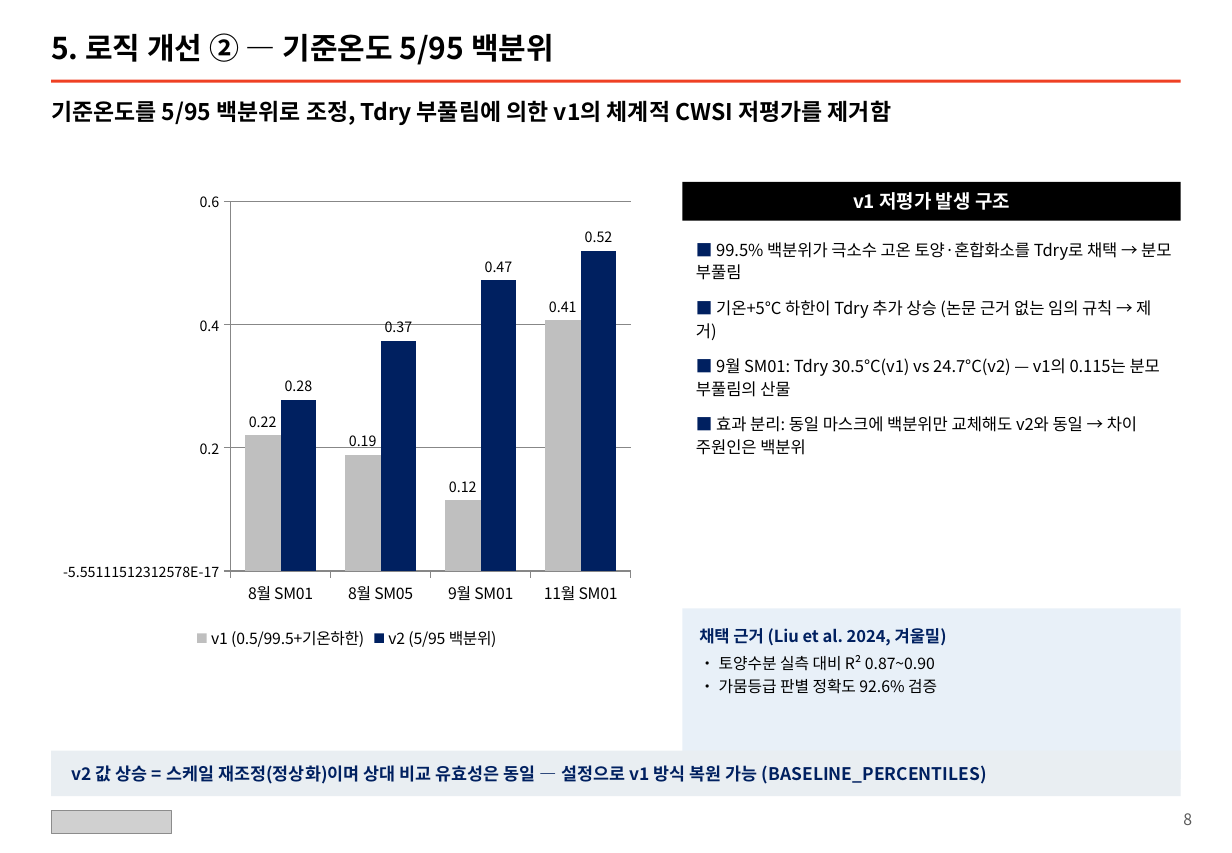
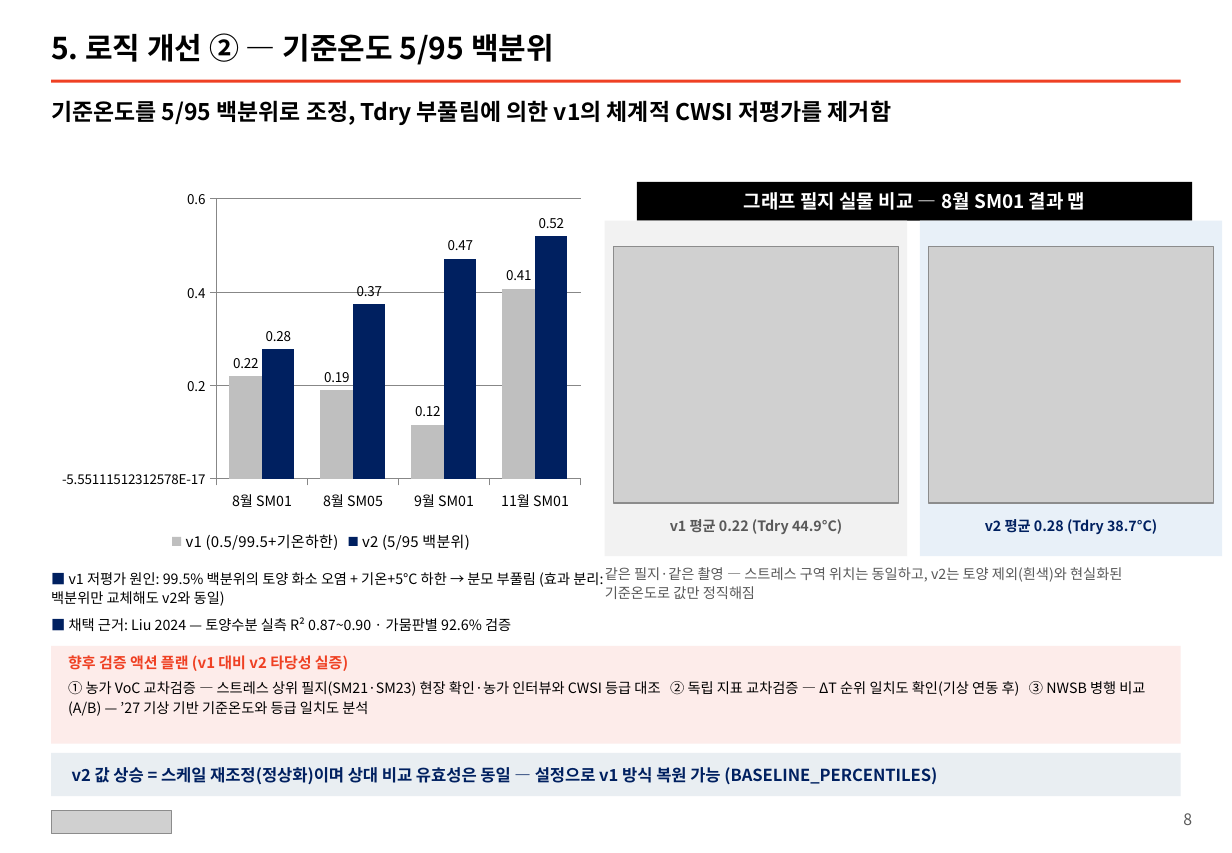
Before and after one commit to sirasony35/thermal-analysis, a slide deck: slide 8 of CWSI_v2_기술이관_대동양식.pptx. Drawn at 1232x853 pixels with LibreOffice and Linux fonts; fonts in the diff are those of the drawing; grey boxes stand for pictures. Boxes give left, top, right and bottom in pixels: in the first picture for what was removed or moved away, otherwise in the second. Text is boxed around its words. In the diff, an @@ line names an element or a change of style, - is before the commit and + after.

```diff
--- a/CWSI_v2_기술이관_대동양식.pptx
+++ b/CWSI_v2_기술이관_대동양식.pptx
@@ column chart at (x1=51, y1=182, x2=592, y2=557) @@
@@ data labels of v1 (0.5/99.5+기온하한) changed @@
@@ data labels of v2 (5/95 백분위) changed @@
@@ legend changed @@
@@ category axis changed @@
@@ value axis changed @@
@@ column chart resized from (x1=51, y1=182, x2=643, y2=654) to (x1=51, y1=182, x2=592, y2=557) @@
@@ rectangle resized from (x1=683, y1=182, x2=1181, y2=221) to (x1=637, y1=182, x2=1192, y2=221) @@
@@ text at (x1=744, y1=192, x2=1085, y2=210): text changed @@
-v1 저평가 발생 구조
+그래프 필지 실물 비교 — 8월 SM01 결과 맵
@@ rectangle added at (x1=605, y1=221, x2=908, y2=556), fill #F2F2F2 @@
@@ rectangle added at (x1=920, y1=221, x2=1223, y2=556), fill #E8F0F8 @@
@@ picture added at (x1=614, y1=247, x2=899, y2=504) @@
@@ picture added at (x1=929, y1=247, x2=1214, y2=504) @@
@@ text removed at (x1=696, y1=300, x2=1160, y2=455) @@
-■ 99.5% 백분위가 극소수 고온 토양·혼합화소를 Tdry로 채택 → 분모 부풀림
-■ 기온+5°C 하한이 Tdry 추가 상승 (논문 근거 없는 임의 규칙 → 제거)
-■ 9월 SM01: Tdry 30.5°C(v1) vs 24.7°C(v2) — v1의 0.115는 분모 부풀림의 산물
-■ 효과 분리: 동일 마스크에 백분위만 교체해도 v2와 동일 → 차이 주원인은 백분위
@@ text added at (x1=670, y1=519, x2=842, y2=534), 9 pt, text #595959, bold @@
+v1 평균 0.22 (Tdry 44.9°C)
@@ text added at (x1=985, y1=519, x2=1157, y2=534), 9 pt, text #002060, bold @@
+v2 평균 0.28 (Tdry 38.7°C)
@@ text added at (x1=605, y1=567, x2=1122, y2=599), 9 pt, text #595959 @@
+같은 필지·같은 촬영 — 스트레스 구역 위치는 동일하고, v2는 토양 제외(흰색)와 현실화된 기준온도로 값만 정직해짐
@@ text added at (x1=51, y1=572, x2=603, y2=631), 9 pt, text #000000 @@
+■ v1 저평가 원인: 99.5% 백분위의 토양 화소 오염 + 기온+5°C 하한 → 분모 부풀림 (효과 분리: 백분위만 교체해도 v2와 동일)
+■ 채택 근거: Liu 2024 — 토양수분 실측 R² 0.87~0.90 · 가뭄판별 92.6% 검증
@@ rectangle removed at (x1=683, y1=609, x2=1181, y2=779) @@
@@ text removed at (x1=699, y1=628, x2=947, y2=694) @@
-채택 근거 (Liu et al. 2024, 겨울밀)
-• 토양수분 실측 대비 R² 0.87~0.90
-• 가뭄등급 판별 정확도 92.6% 검증
@@ rectangle added at (x1=51, y1=646, x2=1181, y2=744), fill #FDECEA @@
@@ text added at (x1=68, y1=655, x2=1145, y2=716), 9 pt, text #000000 @@
+향후 검증 액션 플랜 (v1 대비 v2 타당성 실증)
+① 농가 VoC 교차검증 — 스트레스 상위 필지(SM21·SM23) 현장 확인·농가 인터뷰와 CWSI 등급 대조 ② 독립 지표 교차검증 — ΔT 순위 일치도 확인(기상 연동 후) ③ NWSB 병행 비교(A/B) — ’27 기상 기반 기준온도와 등급 일치도 분석
@@ text "v2 값 상승 = 스케일 ..." at (x1=72, y1=767, x2=937, y2=784): size 11 to 10.5 pt @@
```
Also in this commit, not shown: 5 other slides changed, 1 slide added, 1 other file.
